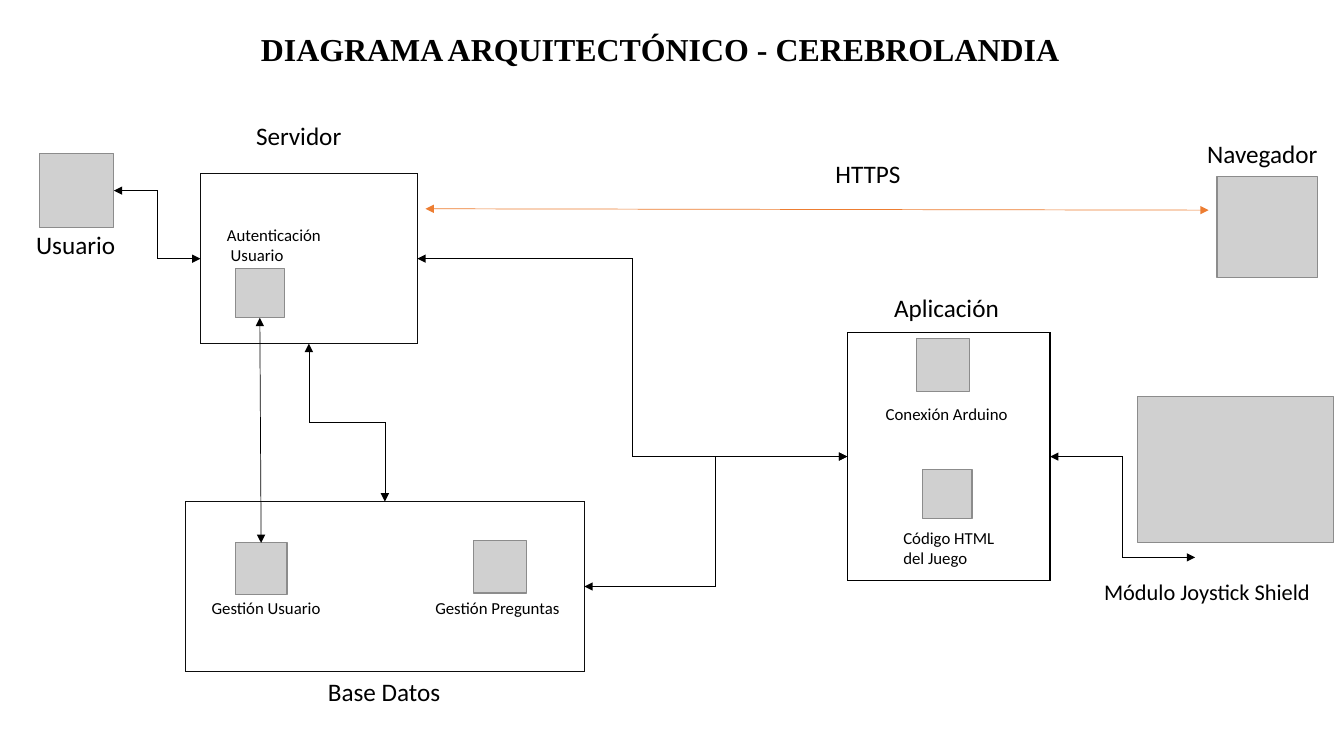
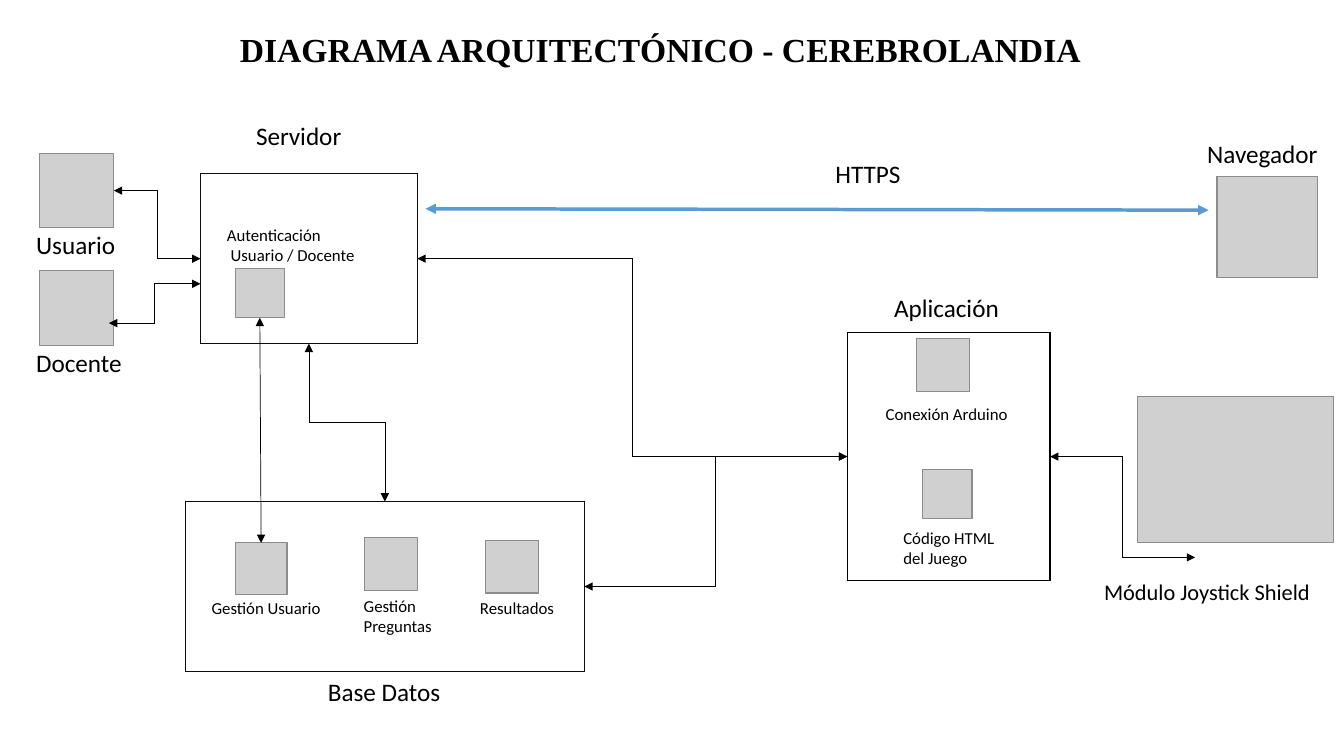
Before and after one commit to AndreaMM2025/TIC-InnovaEdu-Cerebrolandia_JuegoEducativo, a slide deck: slide 1 of Diagramas/DIAGRAMA_ESTRUCTURA.pptx. Drawn at 1344x756 pixels with LibreOffice and Linux fonts; fonts in the diff are those of the drawing; grey boxes stand for pictures. Boxes give left, top, right and bottom in pixels: in the first picture for what was removed or moved away, otherwise in the second. Text is boxed around its words. In the diff, an @@ line names an element or a change of style, - is before the commit and + after.

```diff
--- a/Diagramas/DIAGRAMA_ESTRUCTURA.pptx
+++ b/Diagramas/DIAGRAMA_ESTRUCTURA.pptx
@@ text "DIAGRAMA ARQUITECTÓNICO - CEREBROLANDIA" at [240, 35, 1081, 68]: size 22.8 to 24 pt @@
@@ double arrow (425, 209) - (1209, 210): stroke #ED7D31 0.5 pt to #5B9BD5 2.5 pt @@
@@ text at [231, 249, 354, 261]: text changed @@
-Usuario
+Usuario / Docente
@@ picture added at [39, 271, 114, 346] @@
@@ elbow double arrow added from (109, 324) to (201, 284), #000000 0.5 pt @@
@@ text added at [36, 355, 122, 372], 18 pt, text #000000 @@
+Docente
@@ picture: place and size @@
-picture at [474, 540, 526, 593]
+picture at [365, 538, 417, 591]
@@ picture added at [486, 540, 538, 593] @@
@@ text "Gestión Preguntas" rewrapped from [435, 602, 559, 617] to [364, 600, 432, 635] @@
@@ text added at [480, 602, 554, 614], 12 pt, text #000000 @@
+Resultados
```
Also in this commit, not shown: 12 other files.
